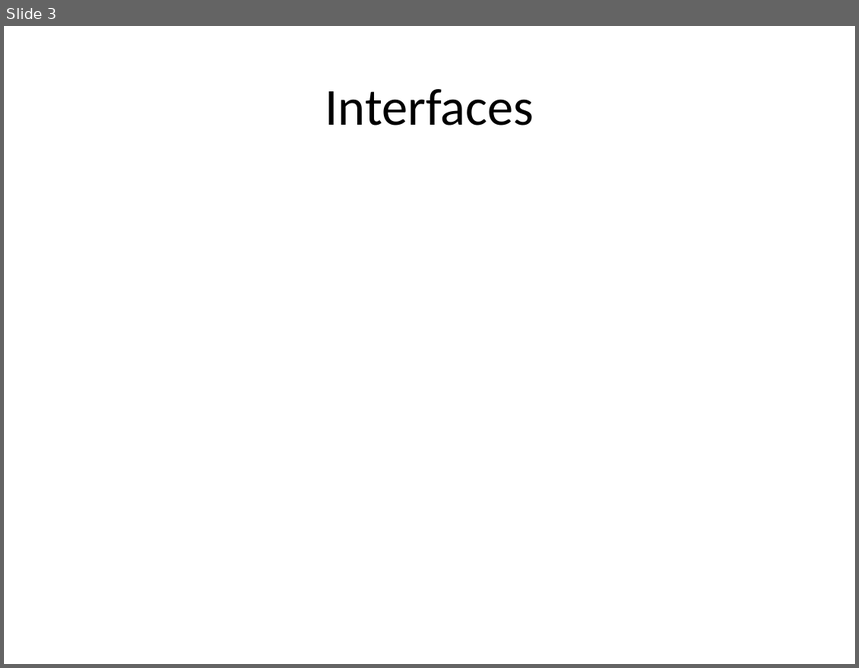
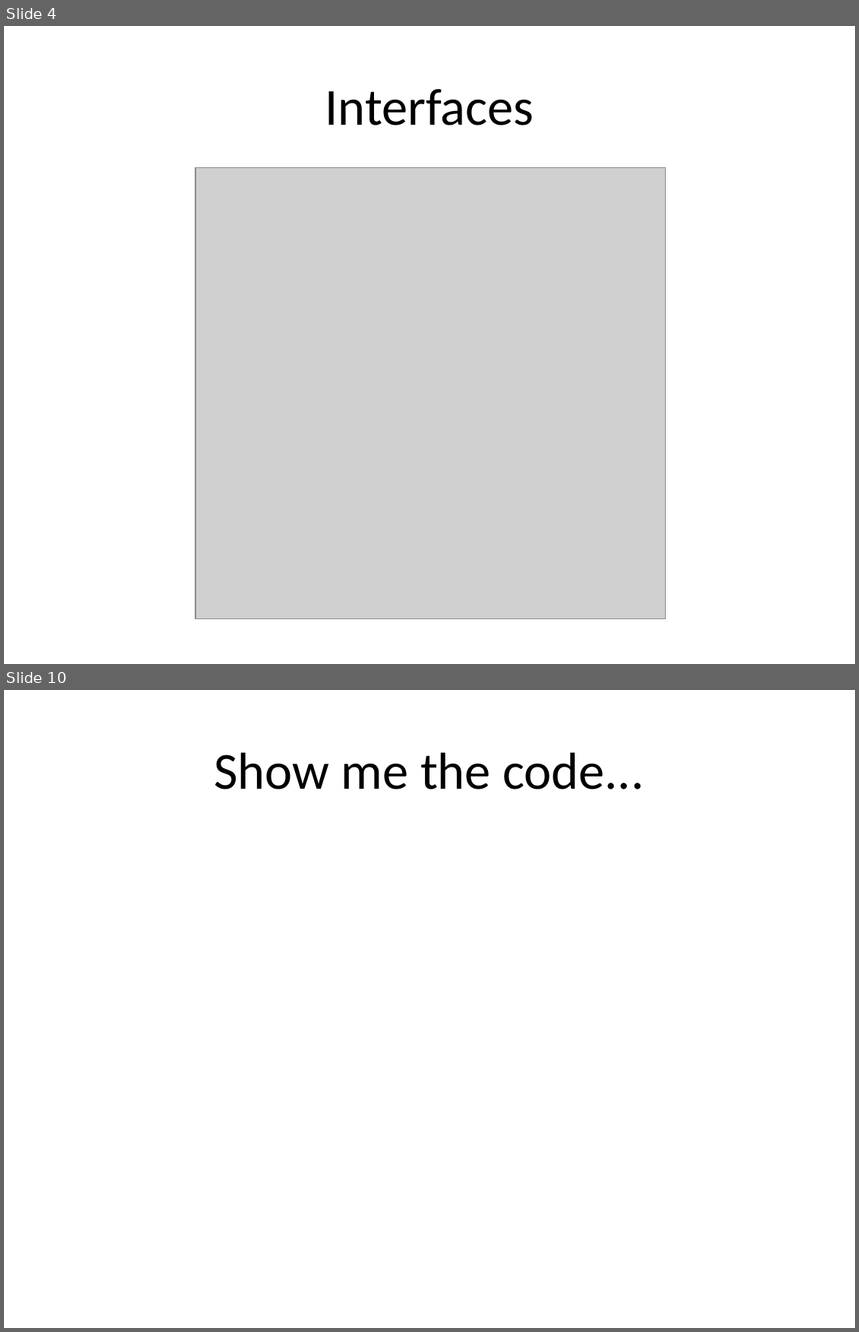
Before and after one commit to piotrcierpich/DependencyInjectionByExample, a slide deck: presentation/diByExample.ppt. Shown one above the other, each under a label of ours: slide 3 before the commit, slides 4 and 10 after it; the slides between them are not shown. The pictures are 859x668 and 859x1332 pixels, drawn with LibreOffice and Linux fonts; fonts in the diff are those of the drawing; grey boxes stand for pictures. Boxes give left, top, right and bottom in pixels: in the first picture for what was removed or moved away, otherwise in the second. Text is boxed around its words. In the diff, an @@ line names an element or a change of style, - is before the commit and + after.

```diff
--- a/presentation/diByExample.ppt
+++ b/presentation/diByExample.ppt
@@ slide 10 added at [4,690,855,1328], background #FFFFFF @@
@@ title added at [214,752,644,790], 44 pt, text #000000 @@
+Show me the code...
@@ what was slide 3 is now slide 4 @@
@@ slide 4 changed as well @@
@@ picture added at [196,168,665,620] @@
```
Also in this commit, not shown: 1 other slide changed, 9 other slides added, 1 slide removed, 6 other files.
